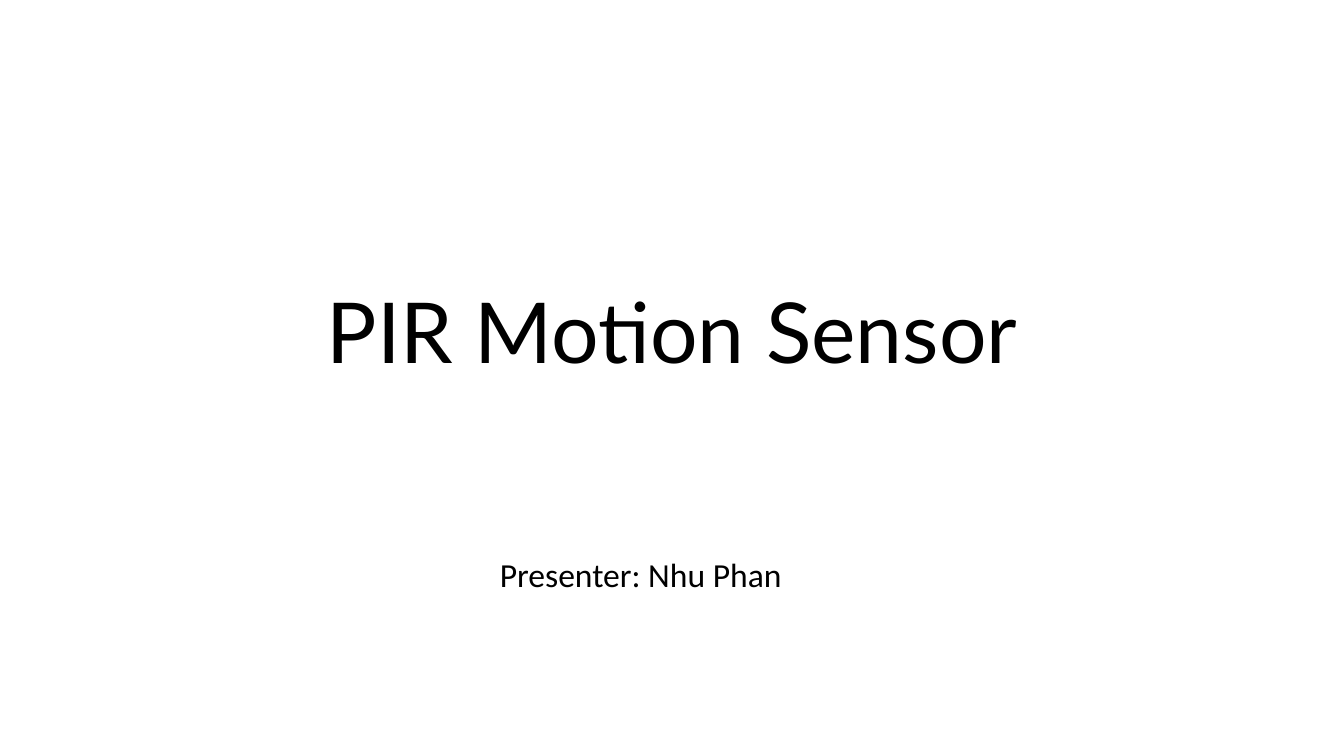
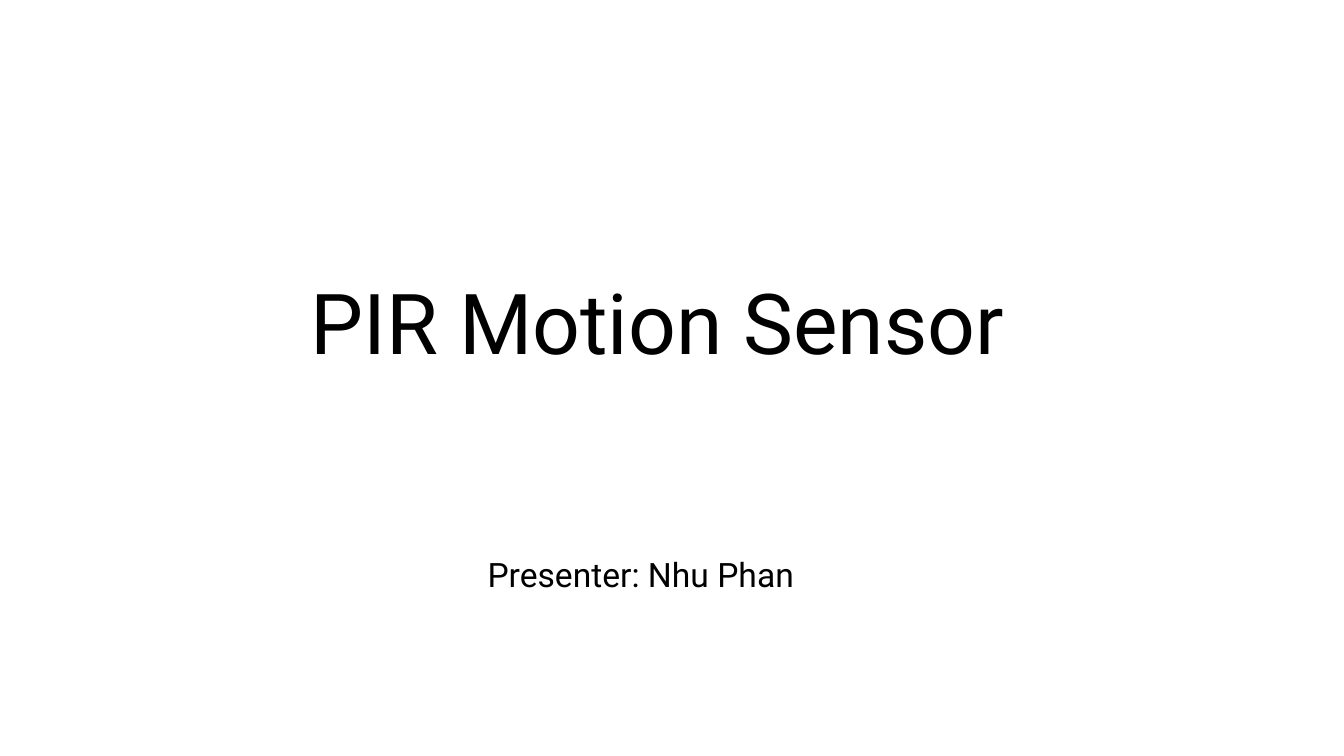
Before and after one commit to ptyn7600/PIR-motion-sensor, a slide deck: slide 1 of Other-Files/PIR-motion-sensor.pptx. Drawn at 1344x756 pixels with LibreOffice and Linux fonts; fonts in the diff are those of the drawing. Boxes give left, top, right and bottom in pixels: in the first picture for what was removed or moved away, otherwise in the second. Text is boxed around its words. In the diff, an @@ line names an element or a change of style, - is before the commit and + after.

```diff
--- a/Other-Files/PIR-motion-sensor.pptx
+++ b/Other-Files/PIR-motion-sensor.pptx
@@ title "PIR Motion Sensor" moved from (x1=327, y1=301, x2=1017, y2=364) to (x1=311, y1=293, x2=1003, y2=355) @@
@@ title "PIR Motion Sensor" at (x1=311, y1=293, x2=1003, y2=355): font Lato to Roboto @@
@@ subtitle "Presenter: Nhu Phan" at (x1=488, y1=561, x2=794, y2=588): font Calibri to Roboto @@
```
Also in this commit, not shown: 5 other slides changed, 3 slides added, 1 slide removed.
